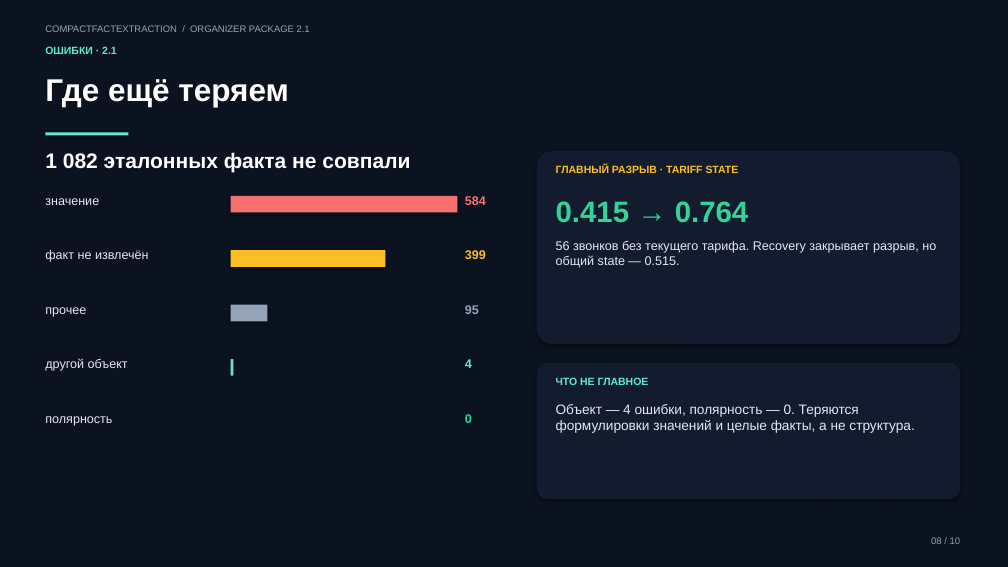
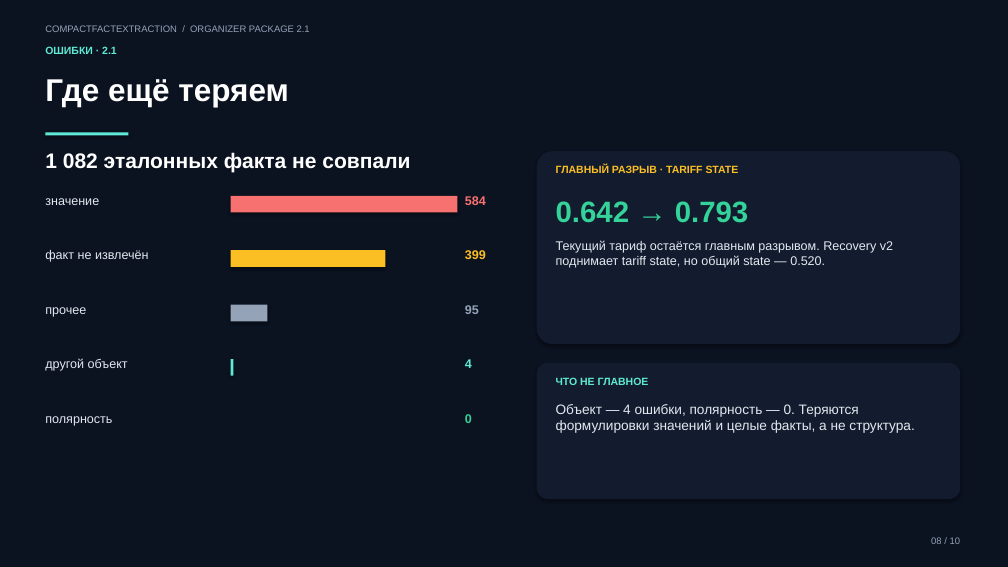
Before and after one commit to s1eelmouse/MWS, a slide deck: slide 8 of docs/defense-deck.pptx. Drawn at 1008x567 pixels with LibreOffice and Linux fonts; fonts in the diff are those of the drawing. Boxes give left, top, right and bottom in pixels: in the first picture for what was removed or moved away, otherwise in the second. Text is boxed around its words. In the diff, an @@ line names an element or a change of style, - is before the commit and + after.

Commit message:
docs: update 2.1 results with fresh 4090 val
Свежий end-to-end val 2.1 на 4090: 003 + recovery v2 даёт
T 0.4807 / S 0.5201, P/R 0.4965/0.5328, G 0.7121, 0 отказов.
Шумный val 2.1: T 0.4582 проходит цель, S 0.4141 — нет.

Добавлен отчёт experiments/4090-continue-003-v2 с компактными
вложениями, обновлены README, PLAN, RESULTS, MODEL, DEFENSE,
TRAINING_REPORT, SLIDES/SPEECH/DEMO, SUBMISSION, VALIDATION
и пересобран defense deck. Документы больше не выдают старые
0.4663/0.5152 за текущий результат.

```diff
--- a/docs/defense-deck.pptx
+++ b/docs/defense-deck.pptx
@@ text at (x1=556, y1=201, x2=749, y2=223): text changed @@
-0.415 → 0.764
+0.642 → 0.793
@@ text at (x1=556, y1=240, x2=893, y2=268): text changed @@
-56 звонков без текущего тарифа. Recovery закрывает разрыв, но общий state — 0.515.
+Текущий тариф остаётся главным разрывом. Recovery v2 поднимает tariff state, но общий state — 0.520.
```
Also in this commit, not shown: 3 other slides changed, 28 other files.
